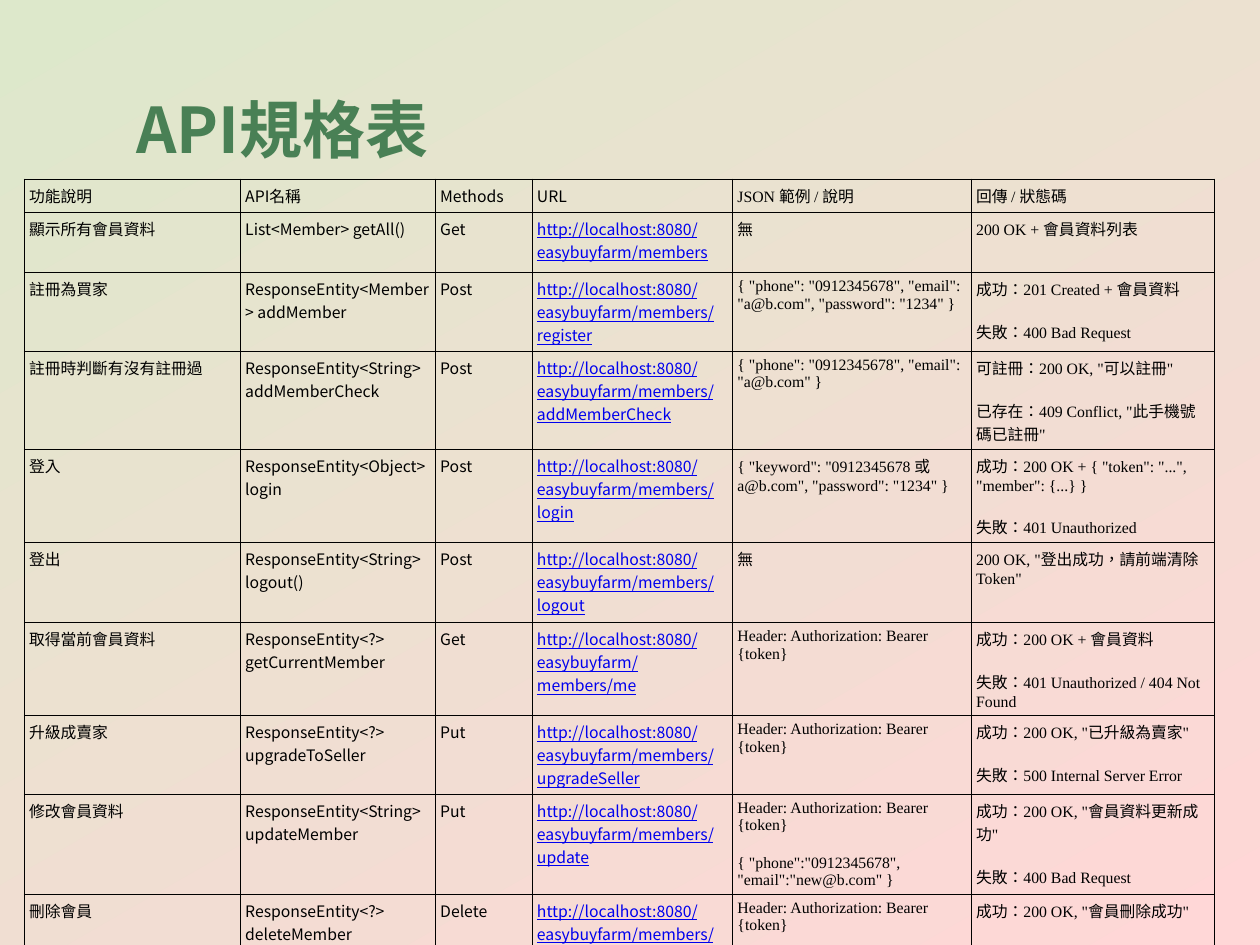
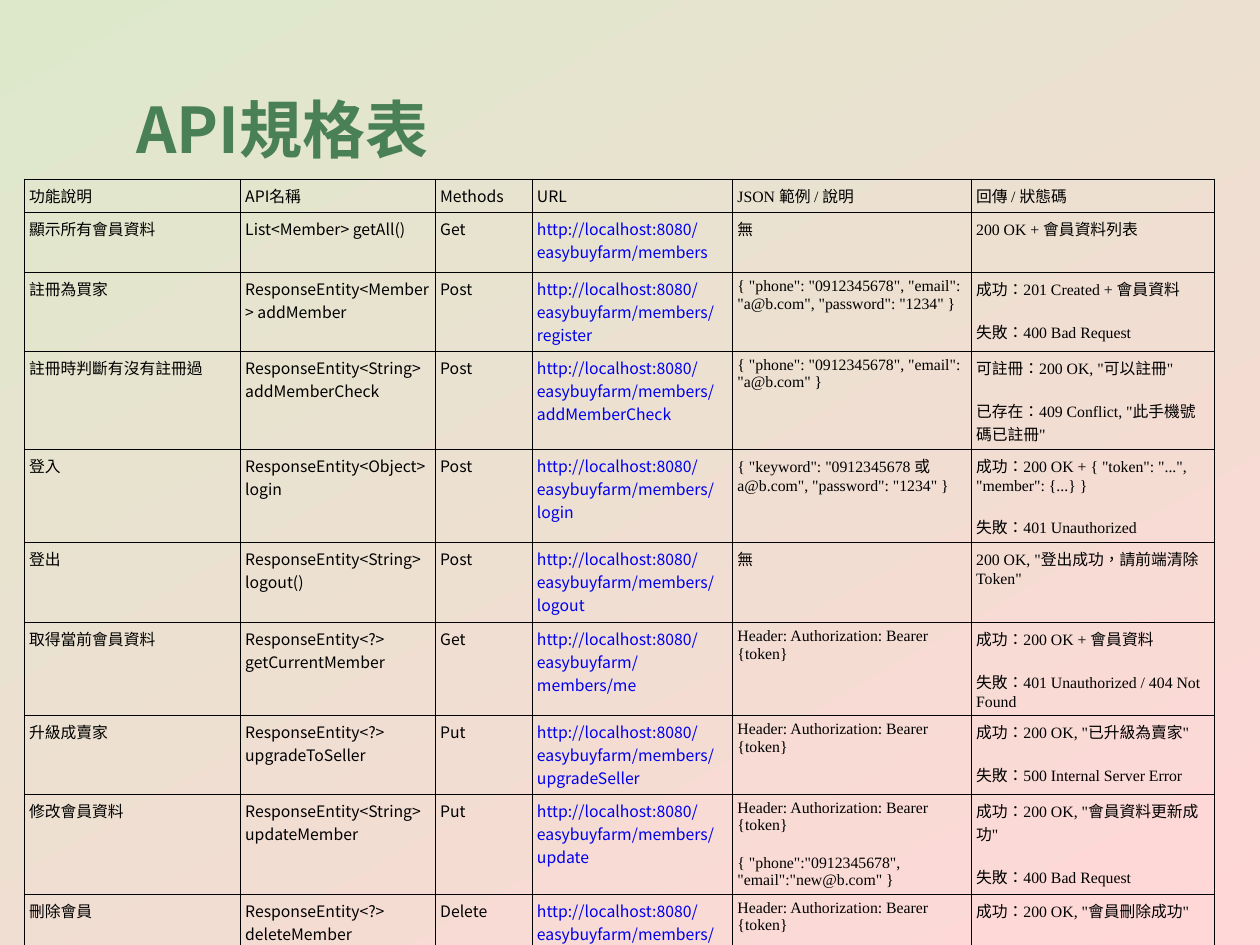
Before and after one commit to CYX1025/EasyBuyFarm, a slide deck: slide 21 of EasyBuyFarm_專案簡報.pptx (slide 14 before the commit). Drawn at 1260x945 pixels with LibreOffice and Linux fonts; fonts in the diff are those of the drawing. Boxes give left, top, right and bottom in pixels: in the first picture for what was removed or moved away, otherwise in the second. Text is boxed around its words. In the diff, an @@ line names an element or a change of style, - is before the commit and + after.

```diff
--- a/EasyBuyFarm_專案簡報.pptx
+++ b/EasyBuyFarm_專案簡報.pptx
@@ table at [24,179,1213,945] @@
@@ underline off in "http://localhost:8080/easybuyfarm/members", "http://localhost:8080/easybuyfarm/members/register", "http://localhost:8080/easybuyfarm/members/addMemberCheck", "http://localhost:8080/easybuyfarm/members/login" and 5 more places @@
```
Also in this commit, not shown: 17 other slides changed, 6 slides added.
